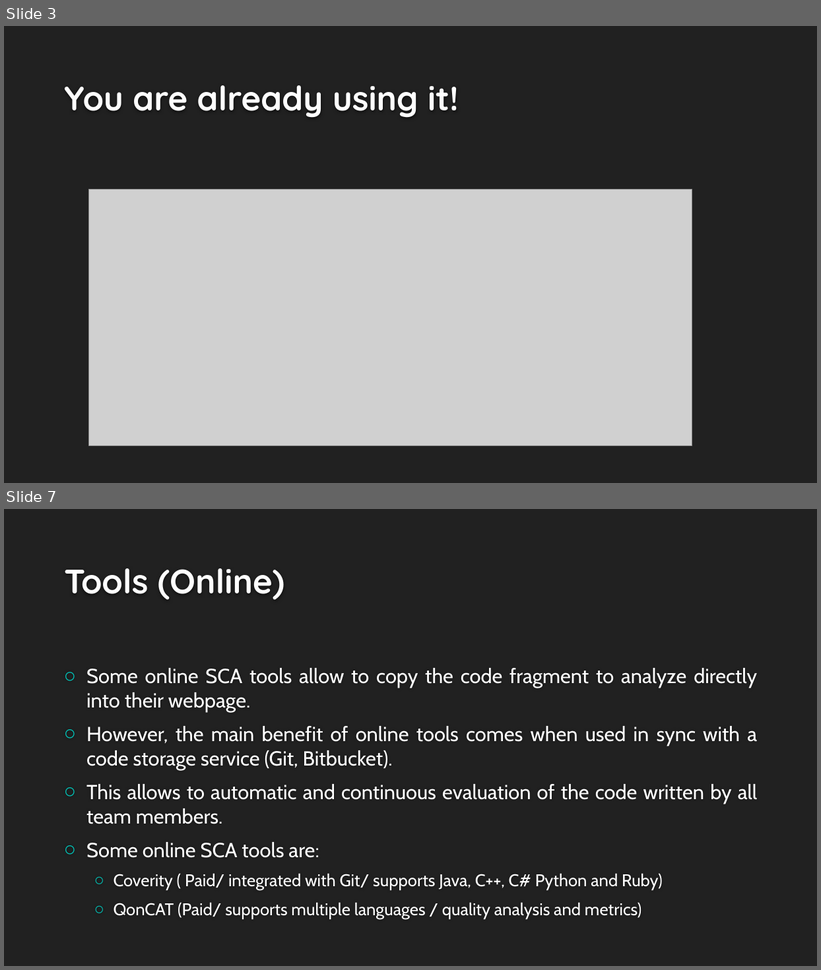
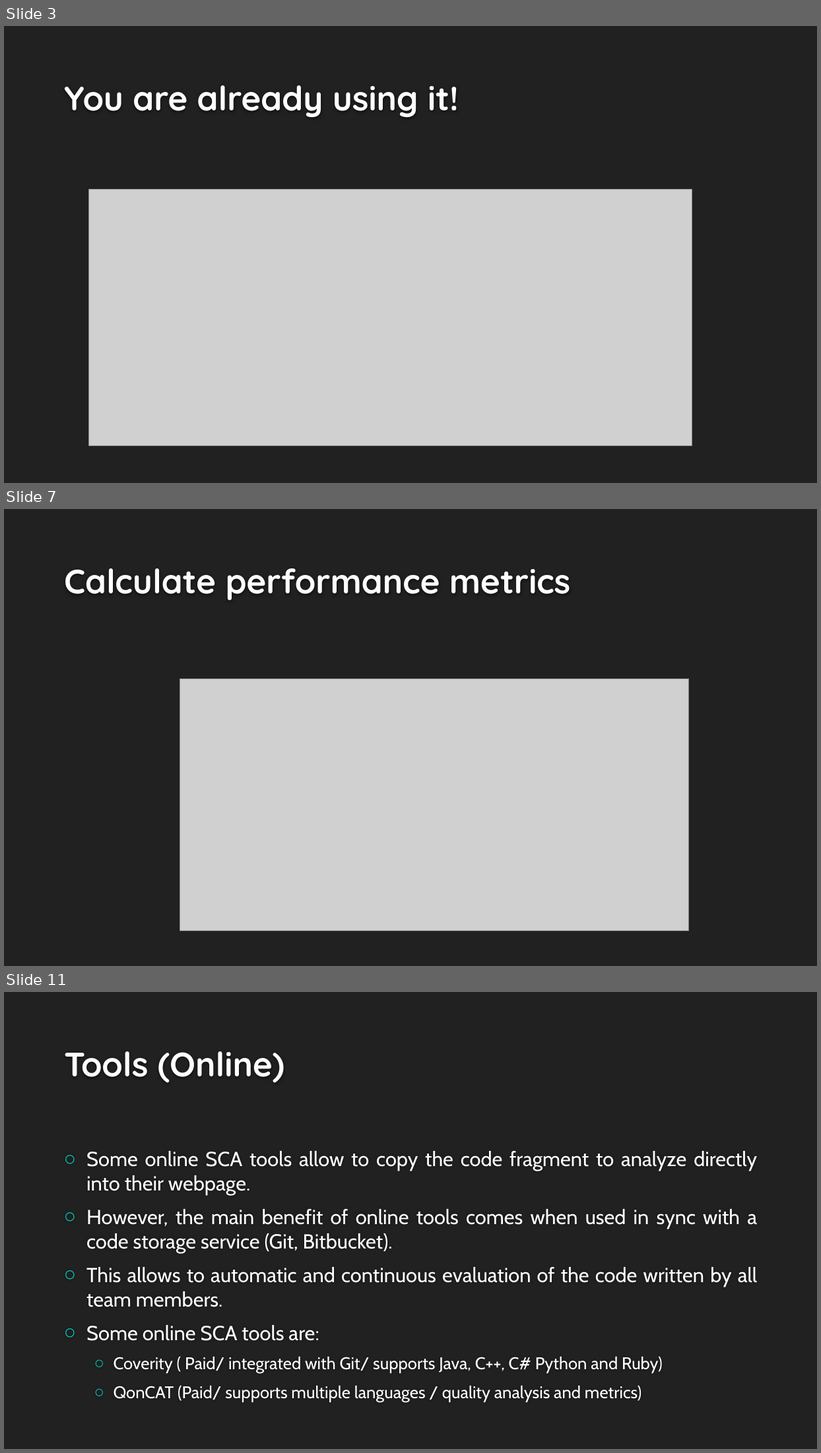
Before and after one commit to rodrigodpl/Static-Code-Analysis, a slide deck: docs/Static Code Analysis.pptx. Shown one above the other, each under a label of ours: slides 3 and 7 before the commit, slides 3, 7 and 11 after it; the slides between them are not shown. The pictures are 821x970 and 821x1453 pixels, drawn with LibreOffice and Linux fonts; fonts in the diff are those of the drawing; grey boxes stand for pictures; background and template pictures are left out. Boxes give left, top, right and bottom in pixels: in the first picture for what was removed or moved away, otherwise in the second. Text is boxed around its words. In the diff, an @@ line names an element or a change of style, - is before the commit and + after.

```diff
--- a/docs/Static Code Analysis.pptx
+++ b/docs/Static Code Analysis.pptx
@@ slide 7 added at <box>4,509,817,966</box>, background #212121 @@
@@ title added at <box>64,568,571,600</box>, 40 pt, text #FEFEFE, bold @@
+Calculate performance metrics
@@ picture added at <box>180,679,690,931</box> @@
@@ what was slide 7 is now slide 11 @@
```
Also in this commit, not shown: 5 slides changed, 10 other slides added.
